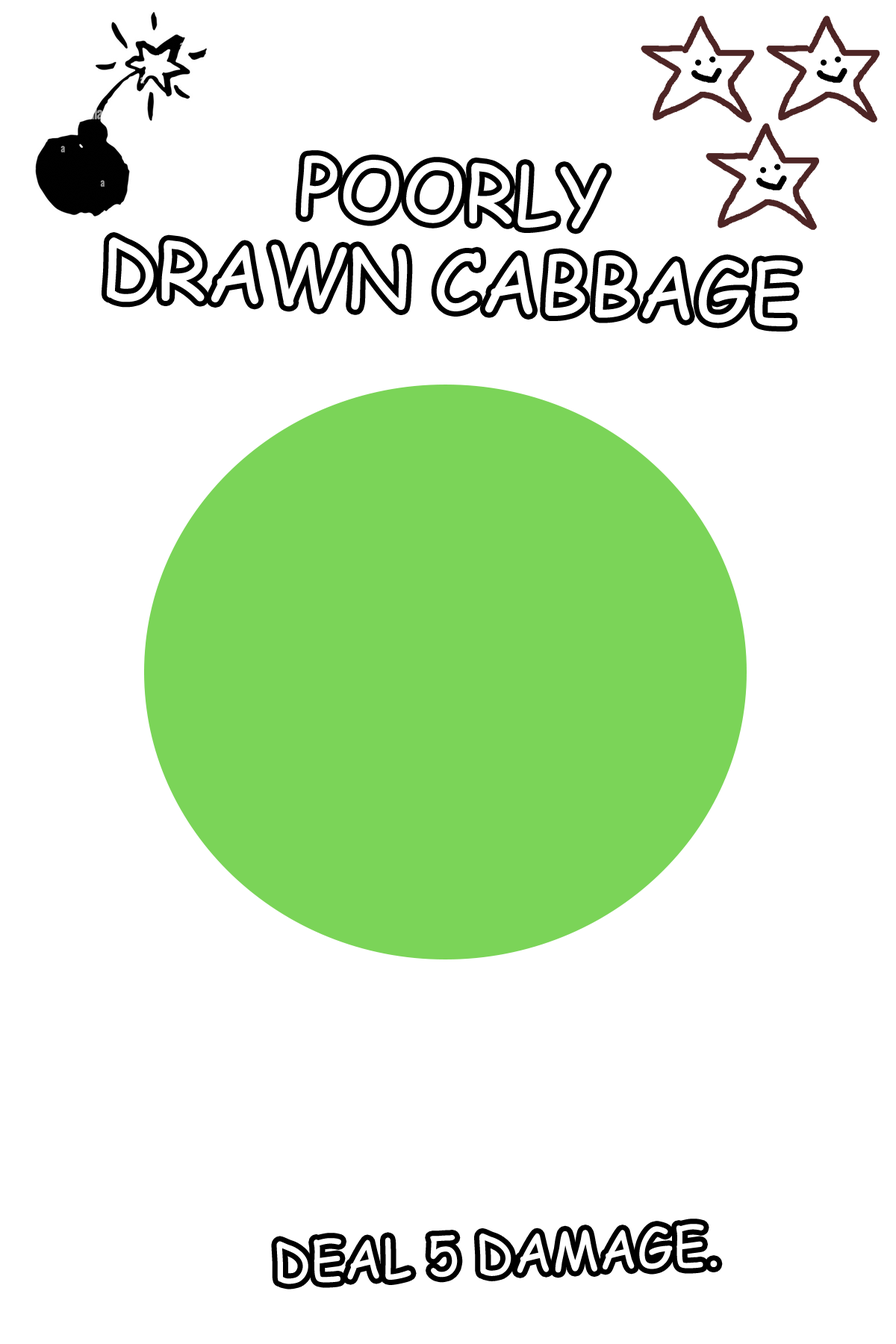
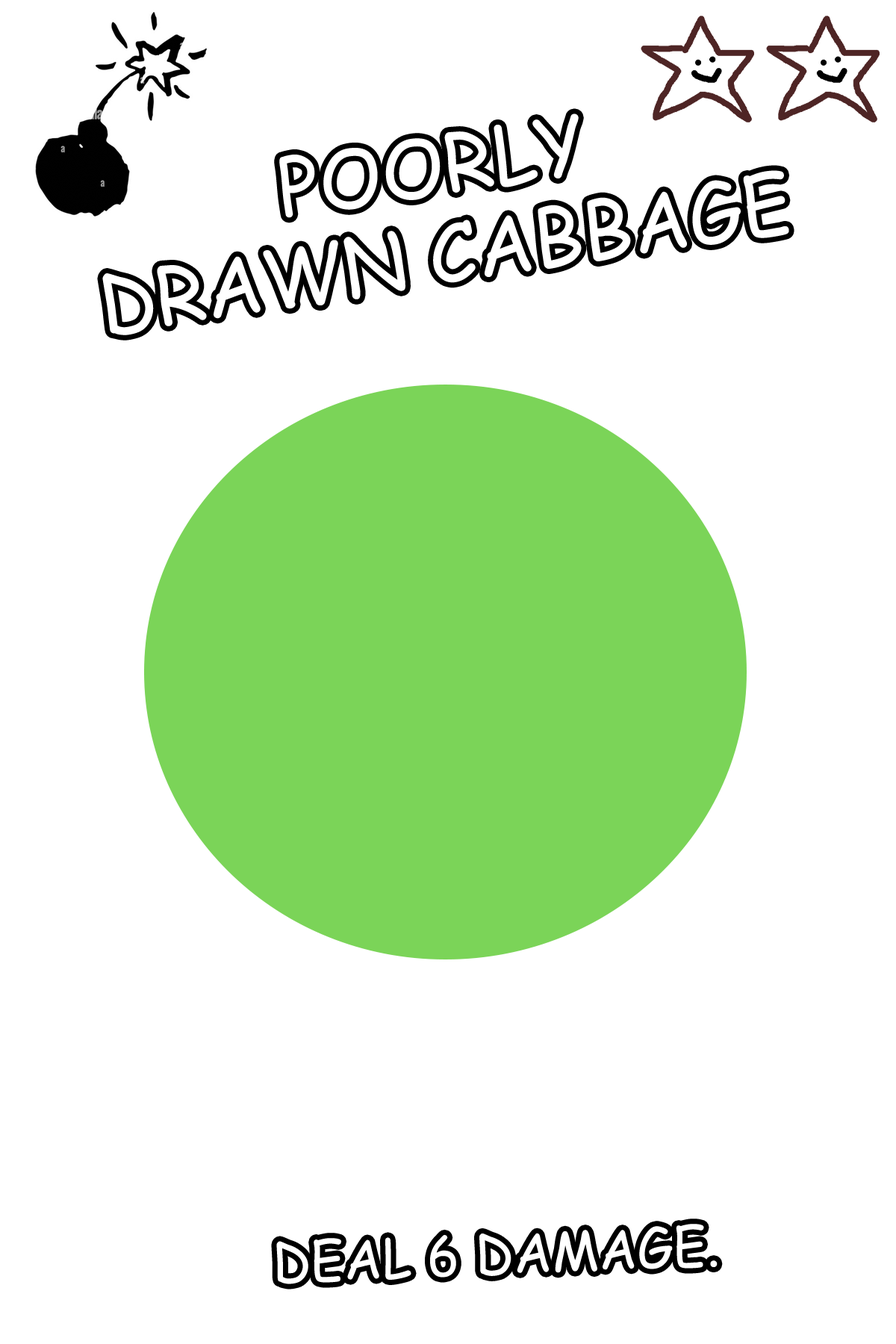
Layers edited between the first and the second 896×1344 image:
painted on "Name" over [102, 113, 798, 336]
painted on "Ability" over [276, 1226, 694, 1280]
hid "The_Poorly_Drawn_Barnstar" (1st of 3, in "Stars") over [705, 123, 819, 230]
